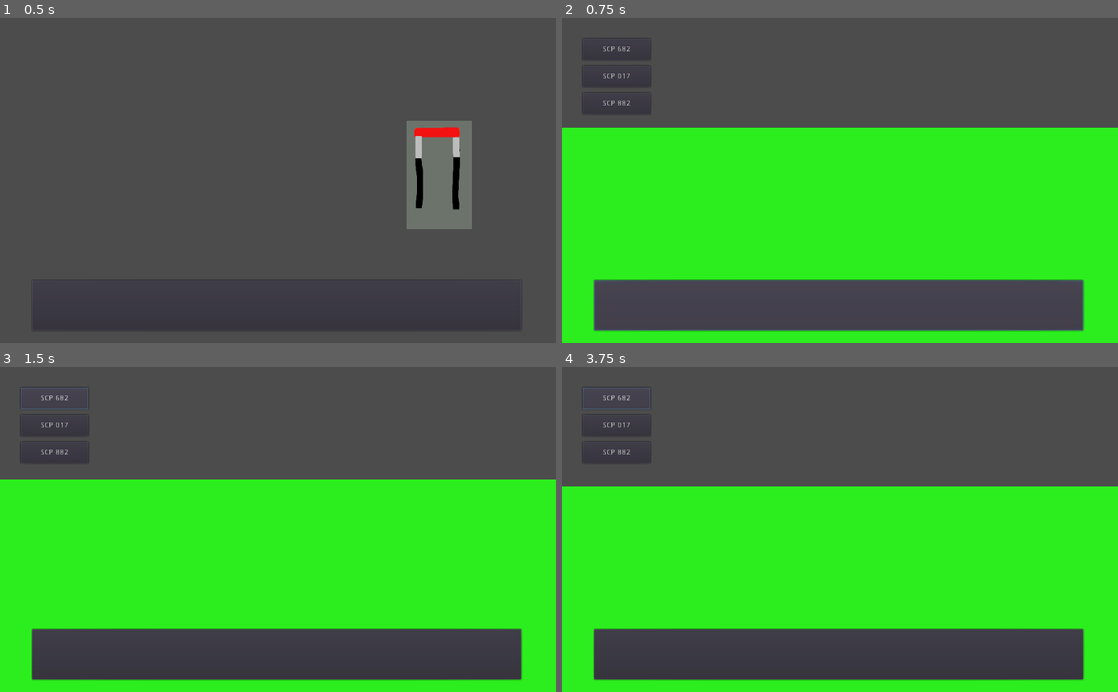
Above: before the commit, frames 1-4 (two rows, left to right).
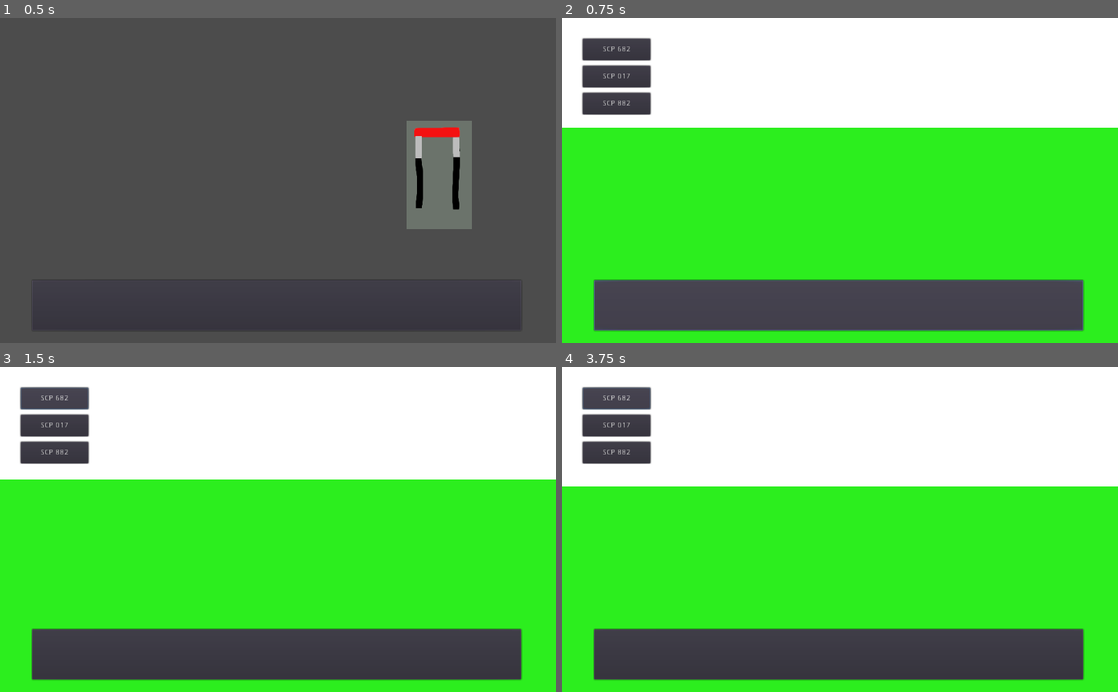
Above: after the commit, the same moments.

Repository: NSCarter/Five-Nights-At-The-Foundation
Game: Godot game, scene res://Scenes/Controls.tscn
Two runs of this game, one before a commit and one after it. Both use one fixed random seed, a clock stepped at 60 frames per second and the inputs below.
Inputs (mouse positions are in pixels of both pictures, inside the frame that each line leads up to):
- Up to frame 1 (0.5 s): no input
- Up to frame 2 (0.75 s): click (840, 304) at 0.5 s
- Up to frame 3 (1.5 s): click "SCP 682" at 1.25 s
- Up to frame 4 (3.75 s): click "SCP 017" at 2 s; click "SCP 882" at 2.75 s; click "SCP 682" at 3.5 s

Frame 1 is identical in both runs. In frame 2, 31% of the frame differs, in the area x 0-100%, y 0-34%; in frame 3, 32%; in frame 4, 34%, in the area x 0-100%, y 0-37%.

Commit message:
Lose when acid is too low

Diff:
--- a/Scenes/Controls.tscn
+++ b/Scenes/Controls.tscn
@@ -1,8 +1,8 @@
 [gd_scene load_steps=6 format=2]
 
 [ext_resource path="res://Scripts/CamerasButton.gd" type="Script" id=1]
-[ext_resource path="res://Assests/Images/AcidLeverDown.png" type="Texture" id=2]
-[ext_resource path="res://Assests/Images/AcidLeverUp.png" type="Texture" id=3]
+[ext_resource path="res://Assests/Images/SCP 682/AcidLeverDown.png" type="Texture" id=2]
+[ext_resource path="res://Assests/Images/SCP 682/AcidLeverUp.png" type="Texture" id=3]
 [ext_resource path="res://Scripts/Controls.gd" type="Script" id=4]
 [ext_resource path="res://Scripts/AcidLever.gd" type="Script" id=5]
 
--- a/Scenes/SCP 682.tscn
+++ b/Scenes/SCP 682.tscn
@@ -1,9 +1,15 @@
-[gd_scene load_steps=3 format=2]
+[gd_scene load_steps=4 format=2]
 
-[ext_resource path="res://Assests/Images/Acid.png" type="Texture" id=1]
+[ext_resource path="res://Assests/Images/SCP 682/Acid.png" type="Texture" id=1]
 [ext_resource path="res://Scripts/Acid.gd" type="Script" id=2]
+[ext_resource path="res://Assests/Images/SCP 682/Background.png" type="Texture" id=3]
 
-[node name="Node2D" type="Node2D"]
+[node name="SCP 682" type="Node2D"]
+
+[node name="Background" type="TextureRect" parent="."]
+margin_right = 1024.0
+margin_bottom = 600.0
+texture = ExtResource( 3 )
 
 [node name="Acid" type="TextureRect" parent="."]
 margin_top = 200.0
--- a/Scripts/ConstantFunctions.gd
+++ b/Scripts/ConstantFunctions.gd
@@ -1,4 +1,9 @@
 extends Node
+
+var acid_min_line = 518
 
 func _process(delta):
 	Stats.acid_pos += 0.099
+
+	if (Stats.acid_pos > acid_min_line):
+		print("You lose :(")
Renamed: Assests/Images/Acid.png -> Assests/Images/SCP 682/Acid.png
Not shown, changed: Assests/Images/SCP 682/Acid.png.import
Renamed: Assests/Images/AcidLeverDown.png -> Assests/Images/SCP 682/AcidLeverDown.png
Not shown, added: Assests/Images/SCP 682/AcidLeverDown.png.import
Renamed: Assests/Images/AcidLeverUp.png -> Assests/Images/SCP 682/AcidLeverUp.png
Not shown, changed: Assests/Images/SCP 682/AcidLeverUp.png.import
Binary file added: Assests/Images/SCP 682/Background.png
Not shown, changed: Assests/Images/SCP 682/Background.png.import
